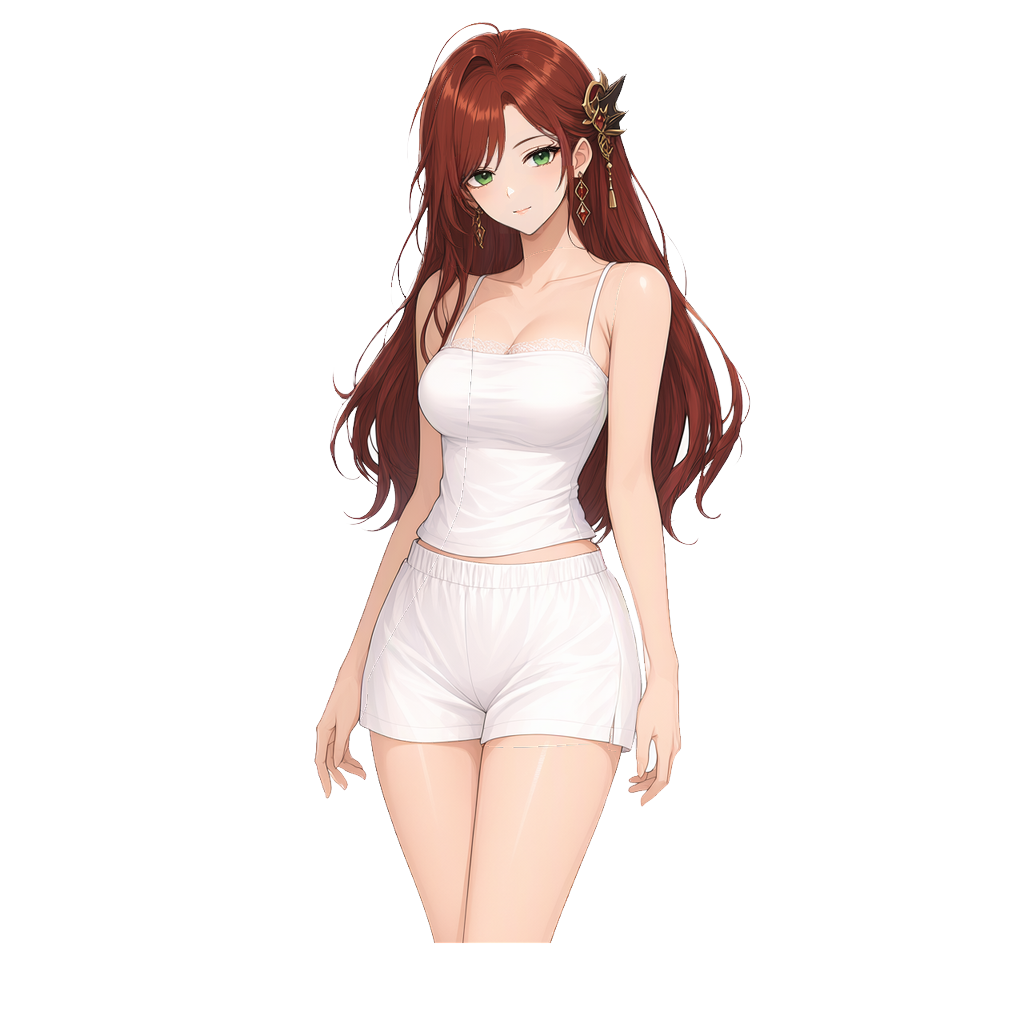
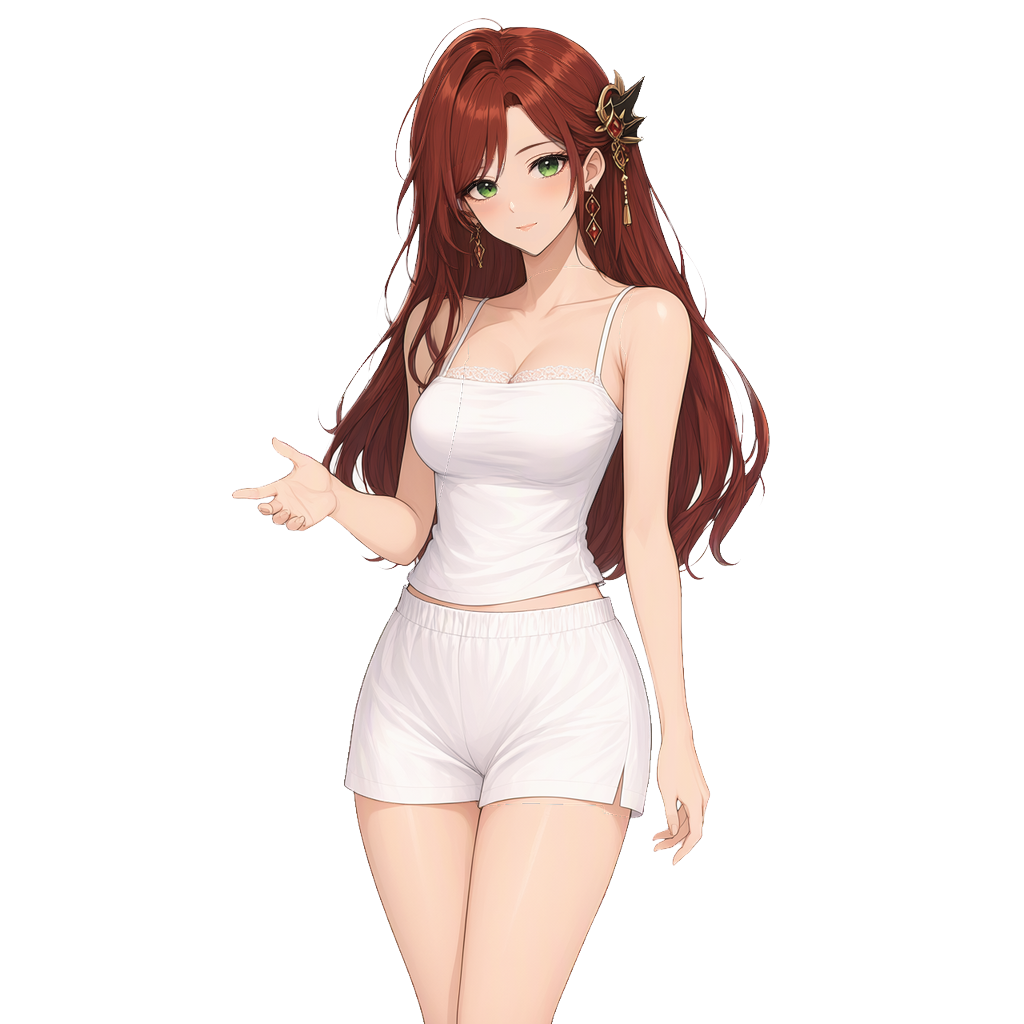
The second 1024px x 1024px image is a revision of the first. Changes to its layers:
painted on "handwear-r" over left=602, top=258, right=713, bottom=869
painted on "handwear-l" over left=232, top=263, right=479, bottom=801
painted on "front hair" over left=408, top=41, right=615, bottom=280
painted on "mouth_smile" over left=504, top=191, right=546, bottom=235
painted on "mouth_open" over left=508, top=195, right=541, bottom=238
painted on "eye_close-r" over left=520, top=142, right=571, bottom=178
painted on "eye_close-l" over left=450, top=163, right=501, bottom=202
painted on "eyebrow-r" over left=510, top=132, right=569, bottom=159
painted on "eyebrow-l" over left=452, top=154, right=492, bottom=182
painted on "eyelash-r" over left=517, top=138, right=580, bottom=182
painted on "irides-r" over left=530, top=146, right=562, bottom=180
painted on "eyewhite-r" over left=523, top=146, right=569, bottom=182
painted on "eyelash-l" over left=449, top=161, right=503, bottom=207
painted on "eyewhite-l" over left=462, top=168, right=502, bottom=202
painted on "face" over left=429, top=41, right=589, bottom=260
painted on "headwear" over left=578, top=66, right=650, bottom=228
painted on "earwear" over left=470, top=169, right=605, bottom=271
painted on "bottomwear" over left=342, top=539, right=654, bottom=821
painted on "topwear" over left=398, top=244, right=666, bottom=626
painted on "ears-r" over left=567, top=134, right=609, bottom=196
painted on "ears-l" over left=443, top=170, right=485, bottom=230
painted on "neck" over left=506, top=161, right=606, bottom=309
painted on "legwear" over left=350, top=694, right=645, bottom=1024
painted on "back hair" over left=315, top=18, right=770, bottom=632
…and 3 more changes (3 painted)
